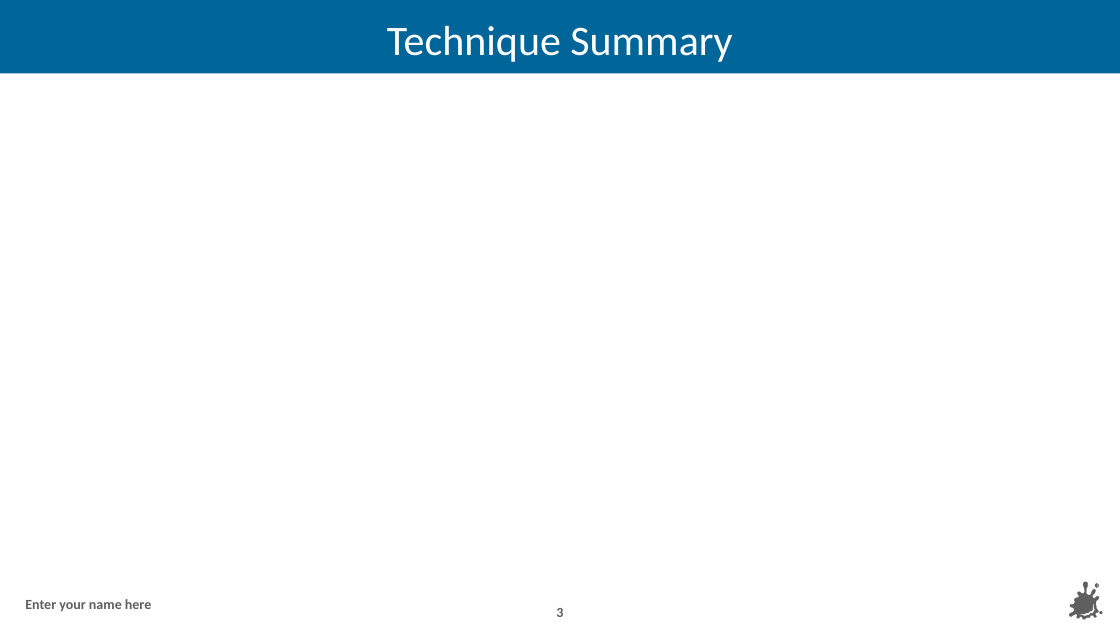
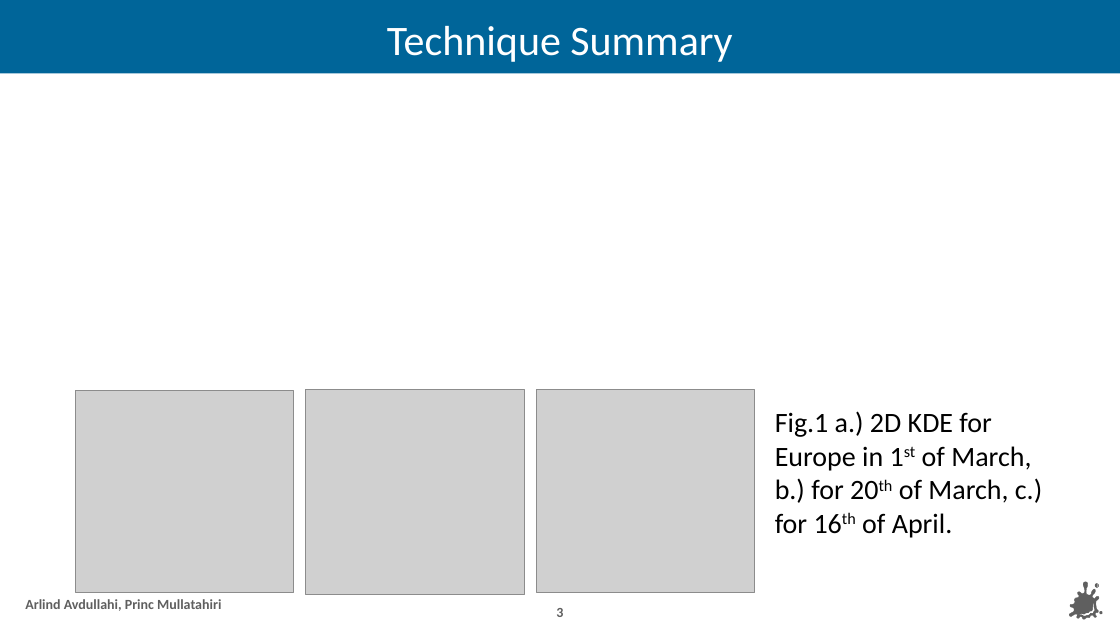
Before and after one commit to princmullatahiri/vis2Exercise2, a slide deck: slide 3 of Vis2_template_data.pptx. Drawn at 1120x630 pixels with LibreOffice and Linux fonts; fonts in the diff are those of the drawing; grey boxes stand for pictures; background and template pictures are left out. Boxes give left, top, right and bottom in pixels: in the first picture for what was removed or moved away, otherwise in the second. Text is boxed around its words. In the diff, an @@ line names an element or a change of style, - is before the commit and + after.

```diff
--- a/Vis2_template_data.pptx
+++ b/Vis2_template_data.pptx
@@ picture added at [76,390,294,592] @@
@@ picture added at [306,390,524,594] @@
@@ picture added at [536,390,754,592] @@
@@ text added at [775,411,1042,538], 24 pt, text #000000 @@
+Fig.1 a.) 2D KDE for Europe in 1st of March, b.) for 20th of March, c.) for 16th of April.
@@ text at [25,599,221,611]: text changed @@
-Enter your name here
+Arlind Avdullahi, Princ Mullatahiri
```
Also in this commit, not shown: 4 other slides changed, 5 other files.
